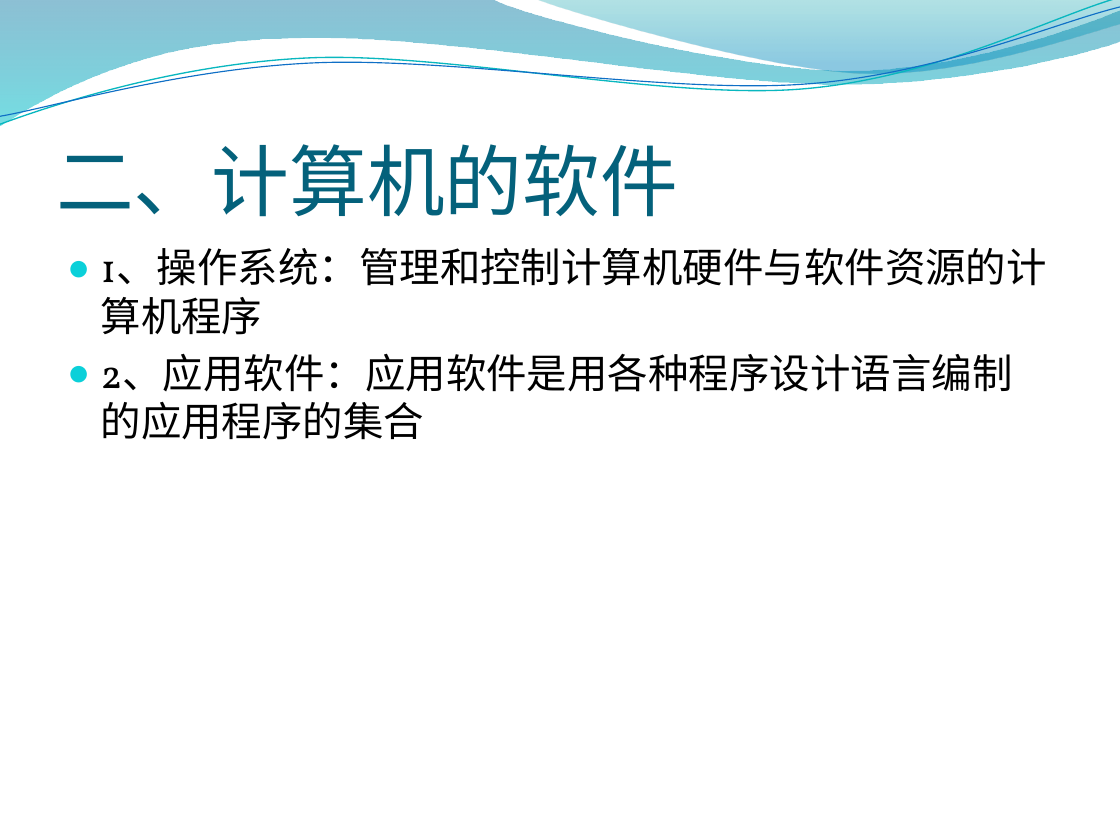
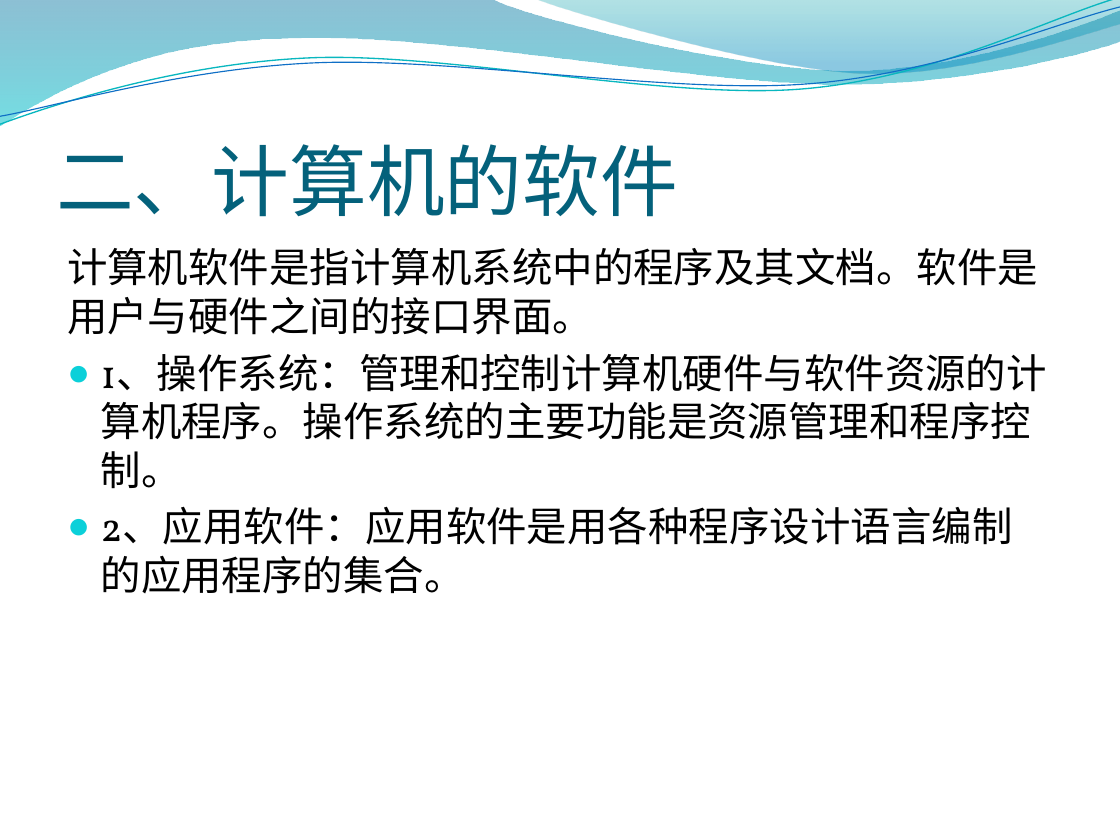
Before and after one commit to ciec20151104708/Computer-system-basis-, a slide deck: slide 4 of 深入理解计算机系统.pptx. Drawn at 1120x840 pixels with LibreOffice and Linux fonts; fonts in the diff are those of the drawing; background and template pictures are left out. Boxes give left, top, right and bottom in pixels: in the first picture for what was removed or moved away, otherwise in the second. Text is boxed around its words. In the diff, an @@ line names an element or a change of style, - is before the commit and + after.

```diff
--- a/深入理解计算机系统.pptx
+++ b/深入理解计算机系统.pptx
@@ text at (67, 248, 1047, 594): text changed @@
-● 1、操作系统：管理和控制计算机硬件与软件资源的计算机程序
-● 2、应用软件：应用软件是用各种程序设计语言编制的应用程序的集合
+计算机软件是指计算机系统中的程序及其文档。软件是用户与硬件之间的接口界面。
+● 1、操作系统：管理和控制计算机硬件与软件资源的计算机程序。操作系统的主要功能是资源管理和程序控制。
+● 2、应用软件：应用软件是用各种程序设计语言编制的应用程序的集合。
```
Also in this commit, not shown: 3 other slides changed.
